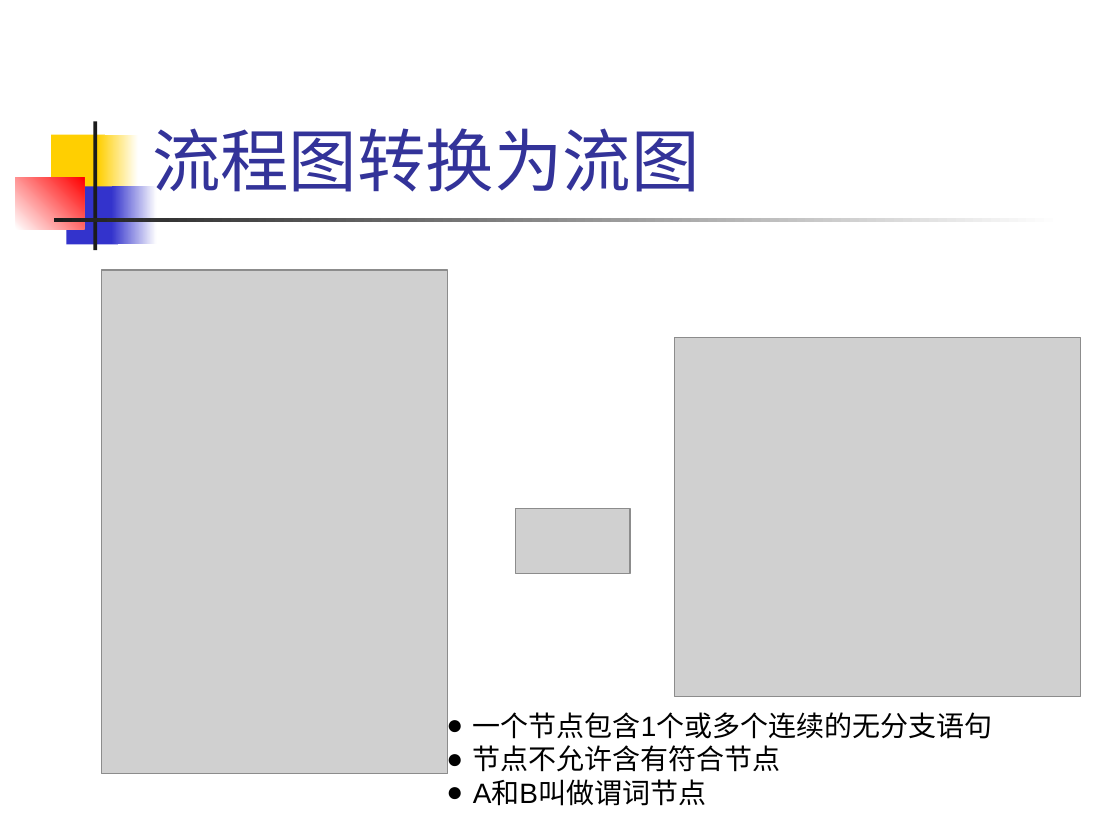
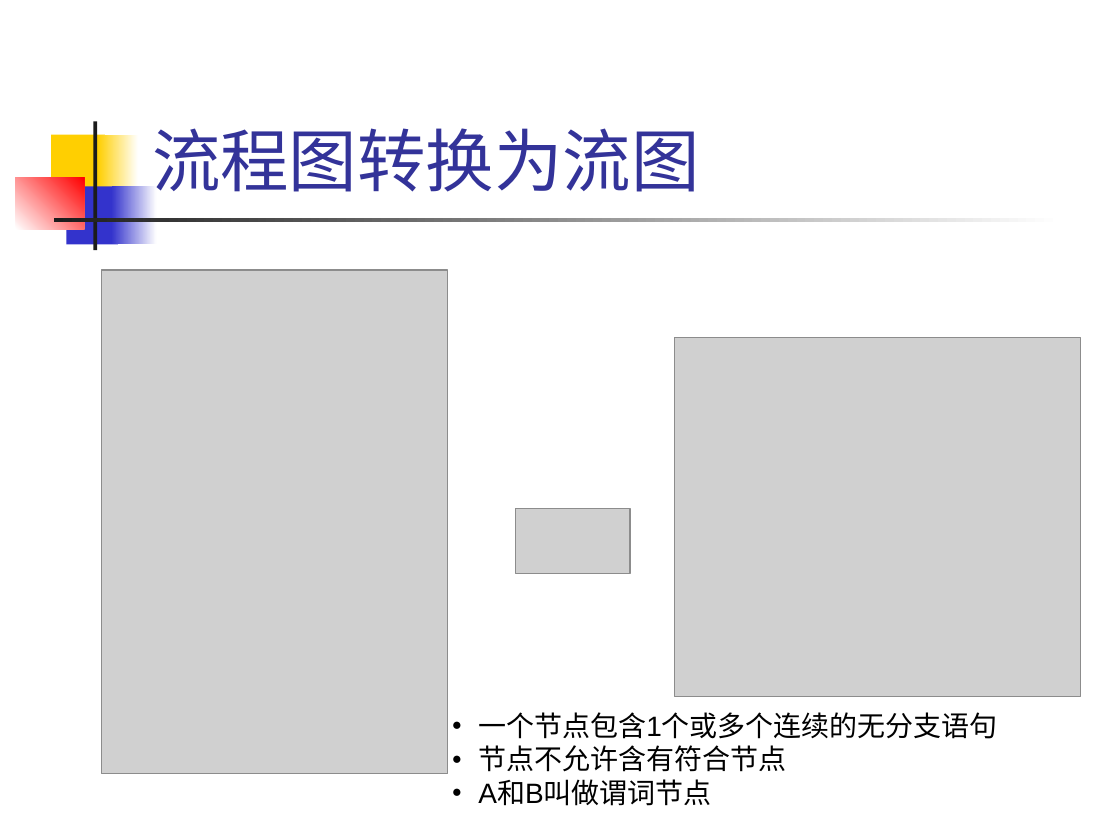
Before and after one commit to 1-518/Three-Kindoms, a slide deck: slide 26 of 白盒黑盒/白盒测试技术/白盒测试技术.ppt (slide 30 before the commit). Drawn at 1120x840 pixels with LibreOffice and Linux fonts; fonts in the diff are those of the drawing; grey boxes stand for pictures. Boxes give left, top, right and bottom in pixels: in the first picture for what was removed or moved away, otherwise in the second. Text is boxed around its words. In the diff, an @@ line names an element or a change of style, - is before the commit and + after.

```diff
--- a/白盒黑盒/白盒测试技术/白盒测试技术.ppt
+++ b/白盒黑盒/白盒测试技术/白盒测试技术.ppt
@@ text "一个节点包含1个或多个连续的无分支语句": place and size @@
-text "一个节点包含1个或多个连续的无分支语句" at box(473, 712, 993, 806)
+text "一个节点包含1个或多个连续的无分支语句" at box(478, 712, 998, 806)
```
Also in this commit, not shown: 1 other slide changed, 4 slides removed, 1 other file.
